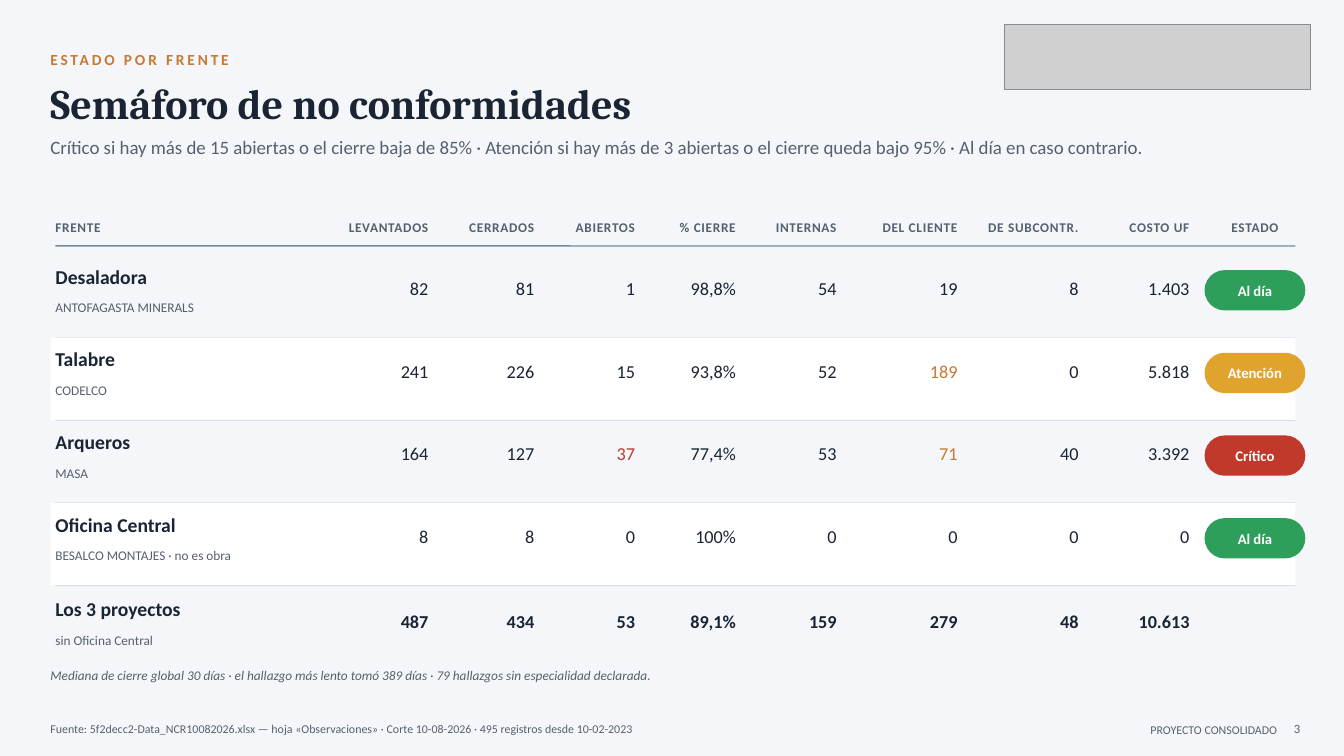
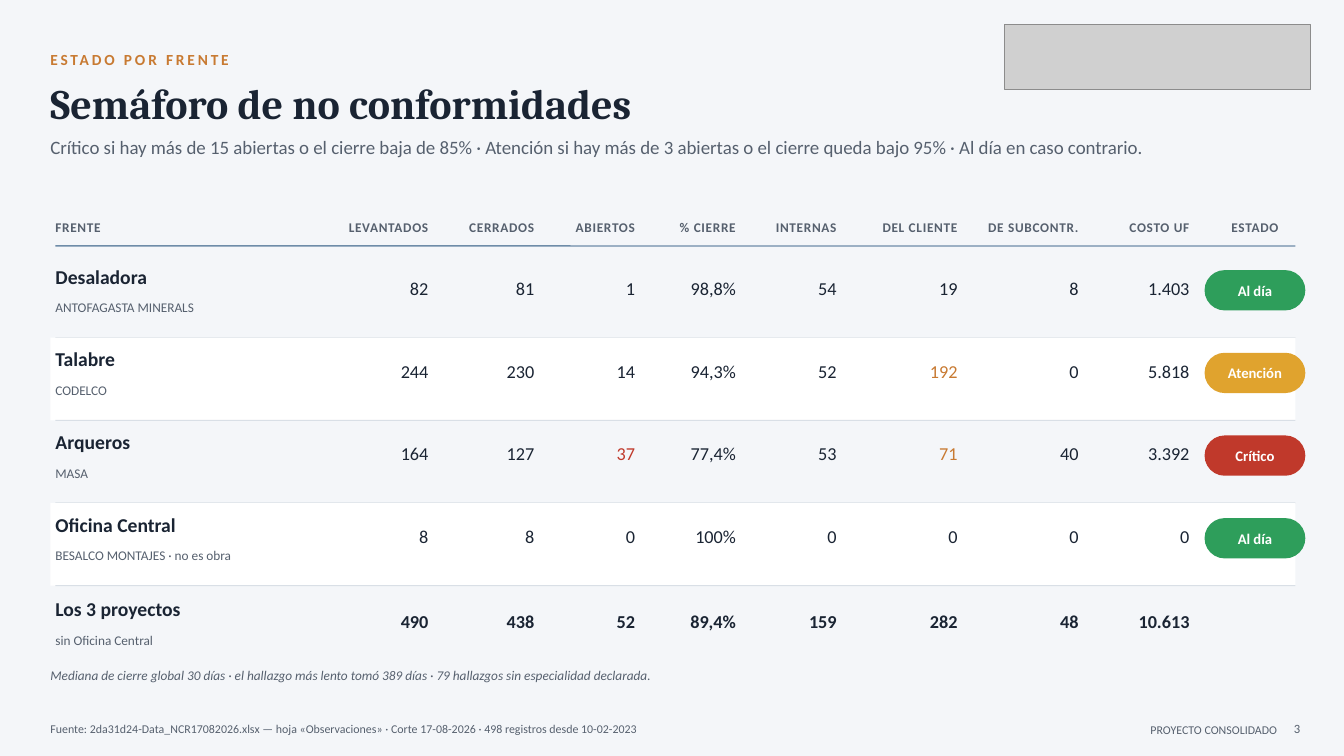
Before and after one commit to tdkvalex/Dashboard-HSEQ, a slide deck: slide 3 of modulo_nc/Panel_No_Conformidades.pptx. Drawn at 1344x756 pixels with LibreOffice and Linux fonts; fonts in the diff are those of the drawing; grey boxes stand for pictures. Boxes give left, top, right and bottom in pixels: in the first picture for what was removed or moved away, otherwise in the second. Text is boxed around its words. In the diff, an @@ line names an element or a change of style, - is before the commit and + after.

```diff
--- a/modulo_nc/Panel_No_Conformidades.pptx
+++ b/modulo_nc/Panel_No_Conformidades.pptx
@@ text at (x1=401, y1=366, x2=429, y2=378): text changed @@
-241
+244
@@ text at (x1=507, y1=366, x2=535, y2=378): text changed @@
-226
+230
@@ text at (x1=617, y1=366, x2=635, y2=378): text changed @@
-15
+14
@@ text at (x1=691, y1=365, x2=736, y2=380): text changed @@
-93,8%
+94,3%
@@ text at (x1=930, y1=366, x2=958, y2=378): text changed @@
-189
+192
@@ text at (x1=401, y1=616, x2=429, y2=628): text changed @@
-487
+490
@@ text at (x1=507, y1=615, x2=535, y2=628): text changed @@
-434
+438
@@ text at (x1=617, y1=616, x2=635, y2=628): text changed @@
-53
+52
@@ text at (x1=690, y1=615, x2=736, y2=631): text changed @@
-89,1%
+89,4%
@@ text at (x1=930, y1=615, x2=958, y2=628): text changed @@
-279
+282
@@ text at (x1=50, y1=725, x2=637, y2=735): text changed @@
-Fuente: 5f2decc2-Data_NCR10082026.xlsx — hoja «Observaciones» · Corte 10-08-2026 · 495 registros desde 10-02-2023
+Fuente: 2da31d24-Data_NCR17082026.xlsx — hoja «Observaciones» · Corte 17-08-2026 · 498 registros desde 10-02-2023
```
Also in this commit, not shown: 15 other slides changed, 3 other files.
